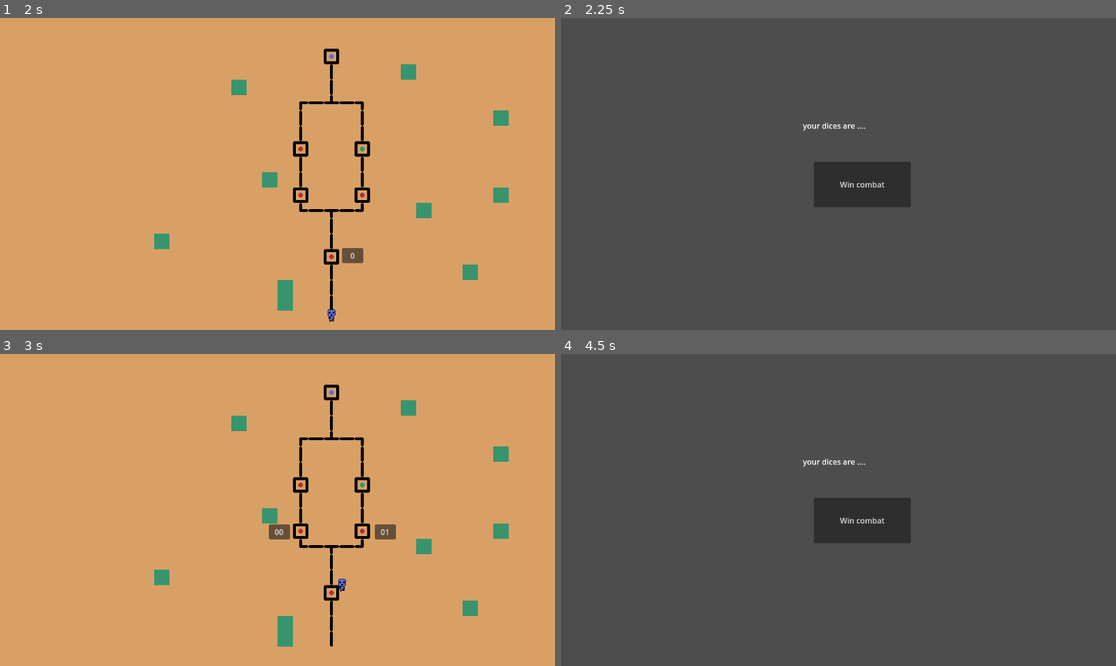
Above: before the commit, frames 1-4 (two rows, left to right).
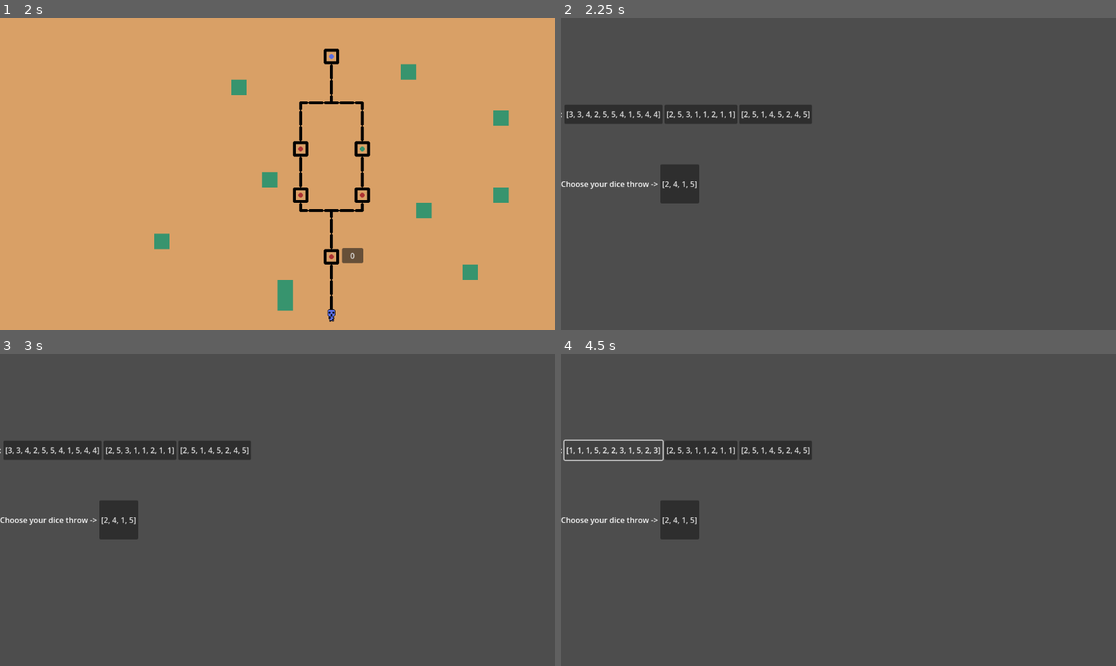
Above: after the commit, the same moments.

Repository: icvara/IMPROGAMEJAM2
Game: Godot game, scene res://Scenes/main_menu.tscn
Two runs of this game, one before a commit and one after it. Both use one fixed random seed, a clock stepped at 60 frames per second and the inputs below.
Inputs (mouse positions are in pixels of both pictures, inside the frame that each line leads up to):
- Up to frame 1 (2 s): click "Start game" at 0.5 s; click "dice1 : [2, 4, 1, 5]" at 1.25 s
- Up to frame 2 (2.25 s): click "0" at 2 s
- Up to frame 3 (3 s): click (299, 519) at 2.75 s, where only the run before the commit has a clickable "Win combat"
- Up to frame 4 (4.5 s): click (943, 531) at 3.5 s, where only the run before the commit has a clickable "01"; click (610, 450) at 4.25 s, where only the run after the commit has a clickable "[3, 3, 4, 2, 5, 5, 4, 1, 5, 4…"

Frame 1 is identical in both runs. In frame 2, 6.1% of the frame differs, in the area x 0-63%, y 27-61%; in frame 3, 100%, in the area x 0-100%, y 0-100%; in frame 4, 5.4%.

Commit message:
rweard working

Diff:
--- a/impro_gamejam_2/Scenes/fight_scene.tscn
+++ b/impro_gamejam_2/Scenes/fight_scene.tscn
@@ -76,6 +76,33 @@
 [node name="Dice_result" type="Label" parent="BoxContainer"]
 layout_mode = 2
 
+[node name="BoxContainer2" type="BoxContainer" parent="."]
+layout_mode = 1
+anchors_preset = 8
+anchor_left = 0.5
+anchor_top = 0.5
+anchor_right = 0.5
+anchor_bottom = 0.5
+offset_left = -459.0
+offset_top = -144.0
+offset_right = -308.0
+offset_bottom = -104.0
+grow_horizontal = 2
+grow_vertical = 2
+
+[node name="RewardLabel" type="Label" parent="BoxContainer2"]
+layout_mode = 2
+text = "Choose a reward :"
+
+[node name="Reward1" type="Button" parent="BoxContainer2"]
+layout_mode = 2
+
+[node name="Reward2" type="Button" parent="BoxContainer2"]
+layout_mode = 2
+
+[node name="Reward3" type="Button" parent="BoxContainer2"]
+layout_mode = 2
+
 [connection signal="button_down" from="BoxContainer/Dice1" to="." method="_on_dice_1_button_down"]
 [connection signal="button_down" from="BoxContainer/Dice2" to="." method="_on_dice_2_button_down"]
 [connection signal="button_down" from="BoxContainer/Dice3" to="." method="_on_dice_3_button_down"]
@@ -92,3 +119,6 @@
 [connection signal="button_down" from="BoxContainer/Dice14" to="." method="_on_dice_14_button_down"]
 [connection signal="button_down" from="BoxContainer/Dice15" to="." method="_on_dice_15_button_down"]
 [connection signal="button_down" from="BoxContainer/Dice16" to="." method="_on_dice_16_button_down"]
+[connection signal="button_down" from="BoxContainer2/Reward1" to="." method="_on_reward_1_button_down"]
+[connection signal="button_down" from="BoxContainer2/Reward2" to="." method="_on_reward_2_button_down"]
+[connection signal="button_down" from="BoxContainer2/Reward3" to="." method="_on_reward_3_button_down"]
--- a/impro_gamejam_2/Scripts/fight_scene.gd
+++ b/impro_gamejam_2/Scripts/fight_scene.gd
@@ -1,8 +1,13 @@
 extends Control
 
 
-
 func _ready():
+	var random_numbers = [1,1,1,1,1,3]
+	var random_index =randi_range(0, random_numbers.size()-1)
+	var random = random_numbers[random_index]
+	reward_generation(Save.dice4,random,$BoxContainer2/Reward1)
+	reward_generation(Save.dice5,random,$BoxContainer2/Reward2)
+	reward_generation(Save.dice6,random,$BoxContainer2/Reward3)
 	DiceButtonText(Save.dice1,$BoxContainer/Dice1)
 	DiceButtonText(Save.dice2,$BoxContainer/Dice2)
 	DiceButtonText(Save.dice3,$BoxContainer/Dice3)
@@ -45,6 +50,17 @@
 func dice_check(dicelabel):
 	if dicelabel.text == "[]":
 		dicelabel.hide()
+
+func reward_generation(Dicename,Quality,RewardButton):
+	var random_numbers = [1,1,1,1,1,3]
+	var random_index =randi_range(0, random_numbers.size()-1)
+	var random = random_numbers[random_index]
+	Dicename = {}
+	for i in randi_range(4,12):
+		Dicename[i] = randi_range(1,4+Quality)
+	print(str(Dicename.values()))
+	RewardButton.text = (str(Dicename.values()))
+
 
 
 func _on_dice_1_button_down() -> void:
@@ -113,3 +129,25 @@
 	var random_element = randi_range(1,dicesizevalue)
 	var rng_effect = Dicename [str(random_element)]
 	$BoxContainer/Dice_result.text = str(rng_effect)
+
+
+
+func _on_reward_1_button_down() -> void:
+	var random_numbers = [1,1,1,1,1,3]
+	var random_index =randi_range(0, random_numbers.size()-1)
+	var random = random_numbers[random_index]
+	reward_generation(Save.dice4,random,$BoxContainer2/Reward1)
+
+
+func _on_reward_2_button_down() -> void:
+	var random_numbers = [1,1,1,1,1,3]
+	var random_index =randi_range(0, random_numbers.size()-1)
+	var random = random_numbers[random_index]
+	reward_generation(Save.dice5,random,$BoxContainer2/Reward2)
+
+
+func _on_reward_3_button_down() -> void:
+	var random_numbers = [1,1,1,1,1,3]
+	var random_index =randi_range(0, random_numbers.size()-1)
+	var random = random_numbers[random_index]
+	reward_generation(Save.dice6,random,$BoxContainer2/Reward3)
--- a/impro_gamejam_2/Scripts/path_choice.gd
+++ b/impro_gamejam_2/Scripts/path_choice.gd
@@ -29,4 +29,4 @@
 func _on_pressed() -> void:
 	Save.current_path = new_path
 	Save.player_position = position
-	get_tree().change_scene_to_file("res://Scenes/combat.tscn")
+	get_tree().change_scene_to_file("res://Scenes/fight_scene.tscn")
Not shown: 1 places in impro_gamejam_2/Scenes/path_choice.tscn that only renumber resources
Not shown: 1 places in impro_gamejam_2/Scenes/world_map.tscn that only renumber resources
